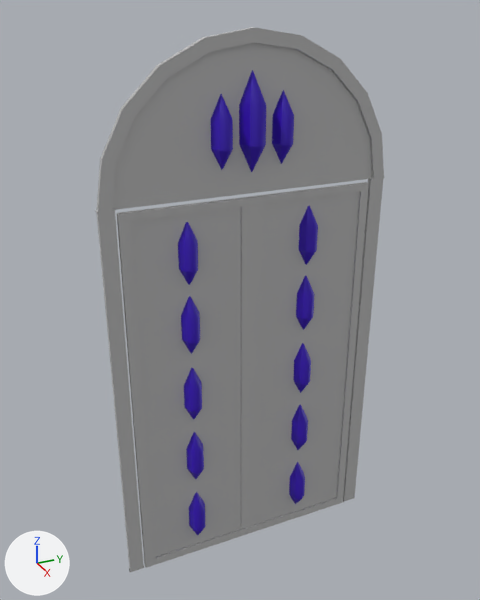
Two versions of the FBX model Art/Models/SmallCrystalDoor.fbx, one commit apart.
Both versions are drawn from a 50 mm lens placed at (0.507, 0.118, 0.541), pointed at (-0.007, 0.35, 0.284). Every picture has the same lights, and +X, +Y and +Z are marked at lower left. Where no turn or scale is listed for an object, it has been applied to the vertices.

Names of what the first picture shows: 'DoorFrameSmall', 'SmallDoor'.
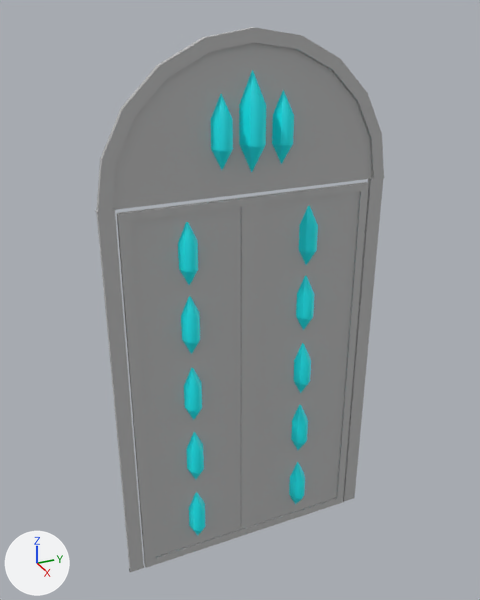
Boxes (x1, y1, x2, y2) around the edits, measured in the pictures (480 x 600 px):
'SmallDoor', recoloured
    both: (172, 203, 321, 538)
'DoorFrameSmall', recoloured
    both: (204, 67, 298, 175)

The change, as a list of edits to the scene's bpy script:
```text
Change mat_crystals:
    mat_crystals.base_color: (0.0372, 0.002, 0.5) -> (0.004, 0.941, 1.0)  # purple #3607bc -> cyan #0df8ff
```
